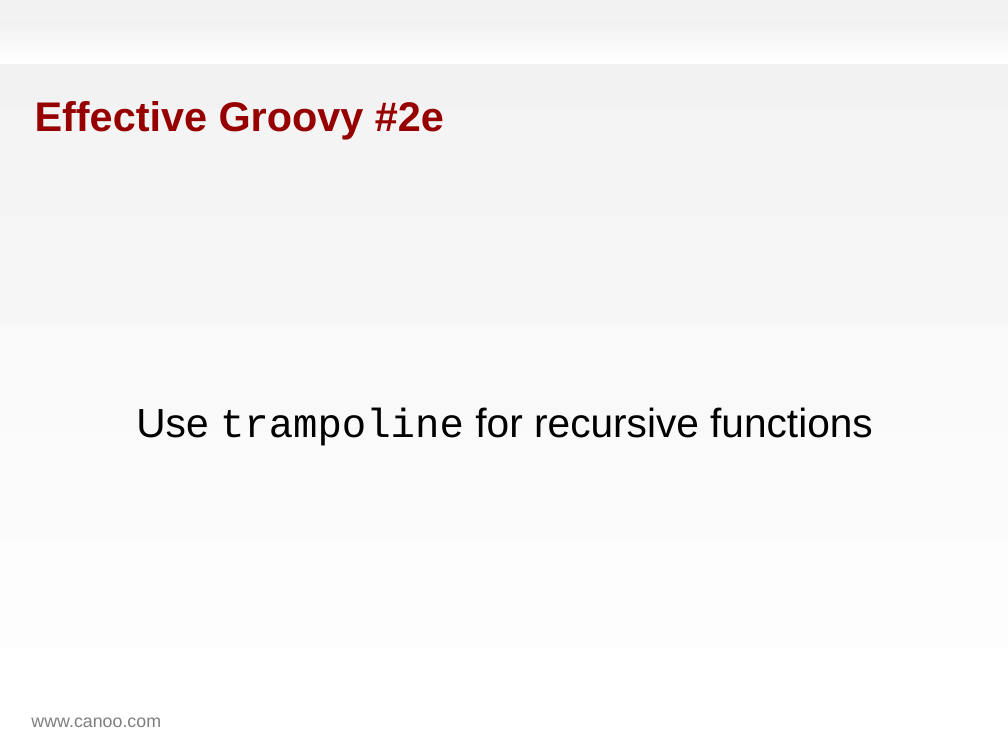
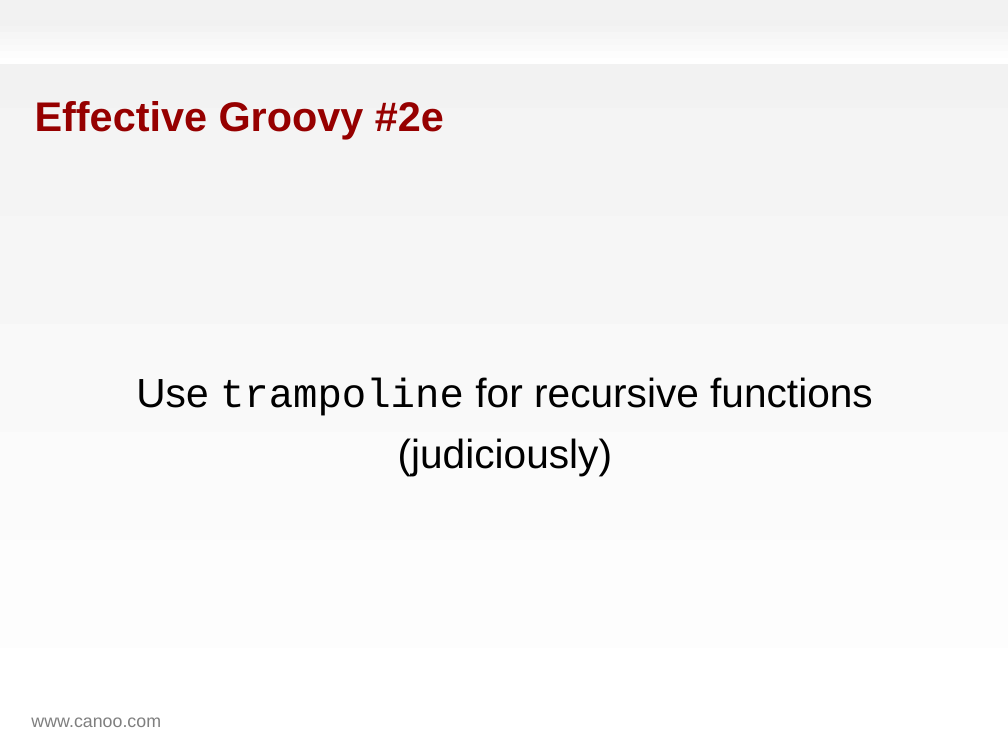
Before and after one commit to HamletDRC/presentations, a slide deck: slide 78 of effectivegroovy/effectivegroovy_gr82011.odp (slide 73 before the commit). Drawn at 1008x756 pixels with LibreOffice and Linux fonts; fonts in the diff are those of the drawing; background and template pictures are left out. Boxes give left, top, right and bottom in pixels: in the first picture for what was removed or moved away, otherwise in the second. Text is boxed around its words. In the diff, an @@ line names an element or a change of style, - is before the commit and + after.

Commit message:
finished effective groovy slides.

```diff
--- a/effectivegroovy/effectivegroovy_gr82011.odp
+++ b/effectivegroovy/effectivegroovy_gr82011.odp
@@ subtitle at <box>398,438,613,476</box>: paragraph added @@
+(judiciously)
```
Also in this commit, not shown: 9 other slides changed, 35 slides added, 5 other files.
